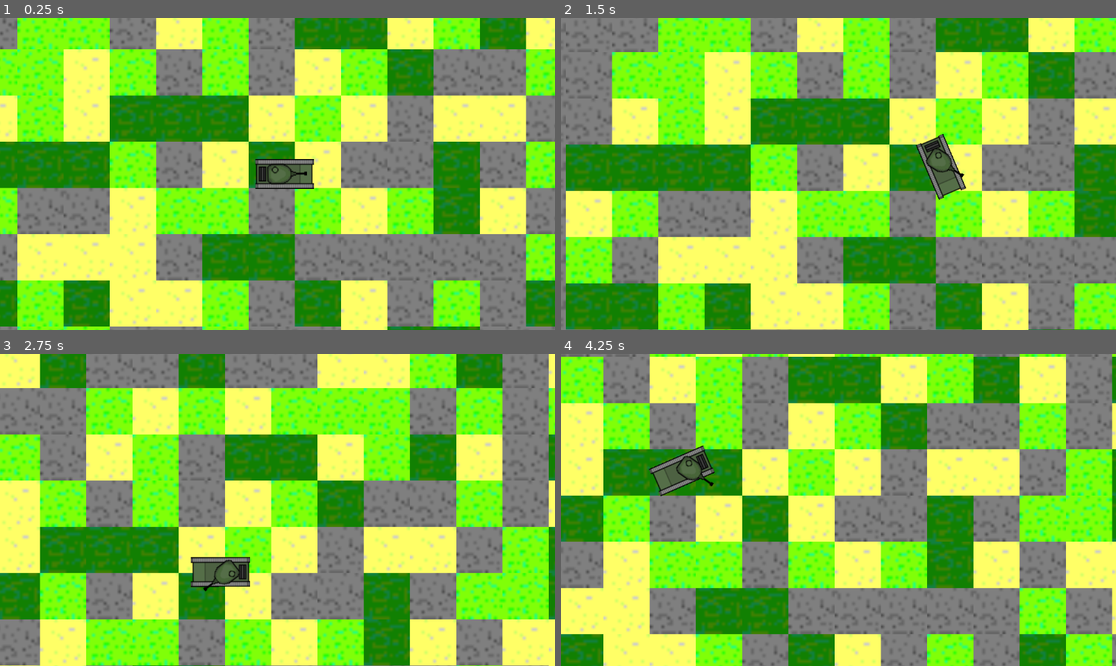
Above: before the commit, frames 1-4 (two rows, left to right).
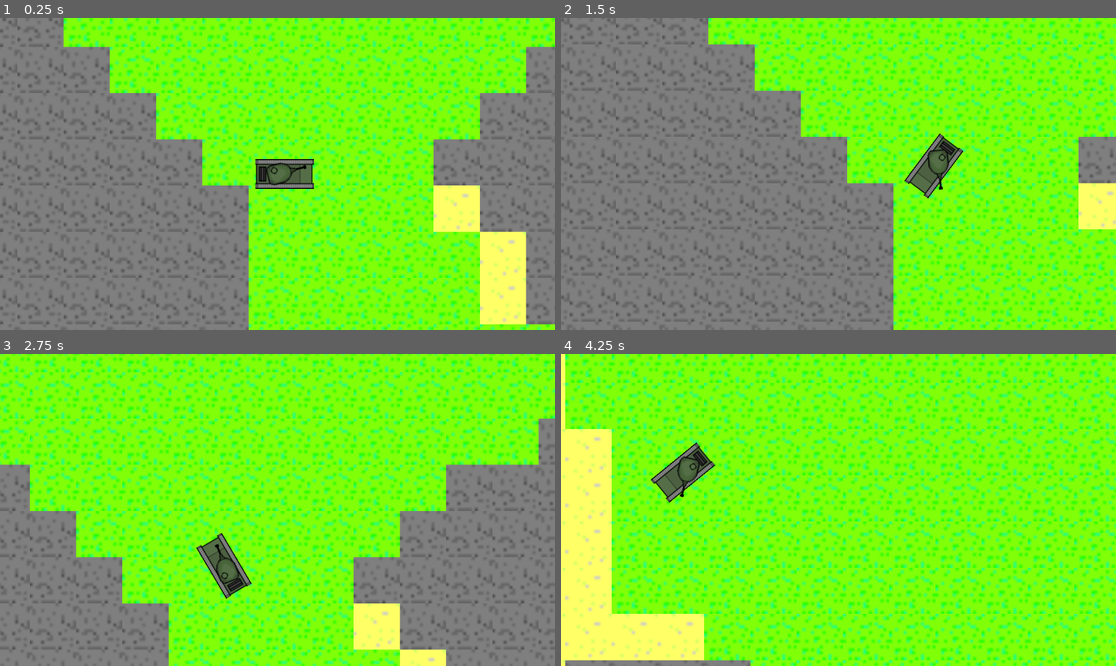
Above: after the commit, the same moments.

Repository: serbel324/GameAboutTank
Game: Godot game, scene res://Maps/World.tscn
Two runs of this game, one before a commit and one after it. Both use one fixed random seed, a clock stepped at 60 frames per second and the inputs below.
Inputs (mouse positions are in pixels of both pictures, inside the frame that each line leads up to):
- Up to frame 1 (0.25 s): no input
- Up to frame 2 (1.5 s): move the mouse to (960, 158) at 0.52 s; hold D (turn_right) 0.53-1.28 s; move the mouse to (727, 189) at 1.27 s; hold S (move_backward) from 1.28 s (still down)
- Up to frame 3 (2.75 s): move the mouse to (333, 441) at 2.02 s; release S (move_backward) at 2.03 s; hold D (turn_right) from 2.03 s (still down)
- Up to frame 4 (4.25 s): move the mouse to (810, 572) at 2.77 s; release D (turn_right) at 2.78 s; hold W (move_forward) 2.78-3.53 s; move the mouse to (1005, 556) at 3.52 s; hold A (turn_left) from 3.53 s (still down); tap T (regenerate_map, bound only after the commit) at 4.15 s

The runs differ from the first frame. In frame 1, 84% of the frame differs, in the area x 0-100%, y 0-100%; in frame 2, 83%; in frame 3, 81%; in frame 4, 83%.

Commit message:
Better map generation

Diff:
--- a/Maps/Ground.gd
+++ b/Maps/Ground.gd
@@ -41,13 +41,23 @@
 	return to_global(map_to_local(tile))
 
 
-func _ready():
+func resize_map() -> void:
 	assert(map_size.x > 0 && map_size.y > 0)
 	volume = map_size.x * map_size.y
 	map.resize(volume)
 
+
+func reassign_tiles() -> void:
+	tile_set_source_id = tile_set.get_source_id(0)
+	for y in map_size.y:
+		for x in map_size.x:
+			var cell_type : Cell = get_cell_by_coords(Vector2i(x, y))
+			var atlas_coord : Vector2i = Vector2i(cell_type, 0)
+			set_cell(0, Vector2i(x, y), tile_set_source_id, atlas_coord)
+
+
+func noise_generator() -> void:
 	assert(tile_set != null)
-	tile_set_source_id = tile_set.get_source_id(0)
 
 	for y in map_size.y:
 		for x in map_size.x:
@@ -59,5 +69,56 @@
 				cell_type = randi() % Cell.COUNT as Cell
 
 			set_cell_by_coords(Vector2i(x, y), cell_type)
-			var atlas_coord : Vector2i = Vector2i(cell_type, 0)
-			set_cell(0, Vector2i(x, y), tile_set_source_id, atlas_coord)
+
+
+func perlin_generator() -> void:
+	var mountain_barrier = 0.0
+	var mountain_transformer : Callable = func(x) :
+		if x > mountain_barrier:
+			return 1
+		else:
+			return 0
+	var mountain_noise : PerlinNoise = PerlinNoise.new(6, Vector2i(4, 4), map_size.x / 4,
+			[60, 30, 10, 5, 2, 1], mountain_transformer)
+
+	var cave_barrier = 0.03
+	var cave_transformer : Callable = func(x : float) :
+		if abs(x) < cave_barrier:
+			return 1
+		else:
+			return 0
+	var cave_noise : PerlinNoise = PerlinNoise.new(6, Vector2i(2, 2), map_size.x / 2,
+			[60, 30, 10, 5, 2, 1], cave_transformer)
+
+	cave_noise.generate()
+	mountain_noise.generate()
+
+	for y in map_size.y:
+		for x in map_size.x:
+			var cell_type : Cell = Cell.GRASS
+
+			if (y == 0 || y == map_size.y - 1 || x == 0 || x == map_size.x - 1):
+				cell_type = Cell.STONE
+			else:
+				var point = Vector2(x, y)
+				if mountain_noise.value(point) > 0:
+					if cave_noise.value(point) > 0:
+						cell_type = Cell.SAND
+					else:
+						cell_type = Cell.STONE
+
+			set_cell_by_coords(Vector2i(x, y), cell_type)
+
+
+func regenerate() -> void:
+	resize_map()
+	perlin_generator()
+	reassign_tiles()
+
+
+func _ready() -> void:
+	regenerate()
+
+func _process(_delta : float) -> void:
+	if Input.is_action_just_pressed("regenerate_map"):
+		regenerate()
--- /dev/null
+++ b/Maps/PerlinNoise.gd
@@ -0,0 +1,77 @@
+class_name PerlinNoise
+
+class PerlinNoiseLayer:
+	var grid_size : Vector2i
+	var cell_size : float
+	var volume : int
+	var gradients : Array[Vector2]
+
+	func smootherstep(a0 : float, a1 : float, p : float) -> float:
+		return (a1 - a0) * ((p * (p * 6.0 - 15.0) + 10.0) * p * p * p) + a0
+
+	func _init(grid_size : Vector2i, cell_size : float):
+		self.grid_size = grid_size
+		self.cell_size = cell_size
+		volume = (grid_size.x + 1) * (grid_size.y + 1)
+		gradients.resize(volume)
+		for i in range(0, volume):
+			gradients[i] = Vector2.UP.rotated(randf_range(0, 2 * PI))
+
+	func get_gradient(x : int, y : int, p : Vector2) -> float:
+		return Vector2(p.x - x, p.y - y).dot(gradients[y * grid_size.x + x])
+
+	func value(point : Vector2) -> float:
+		var px : float = point.x / cell_size
+		var py : float = point.y / cell_size
+		var p : Vector2 = Vector2(px, py)
+		var x : int = min(grid_size.x - 1, max(floor(px), 0))
+		var y : int = min(grid_size.y - 1, max(floor(py), 0))
+		px -= x
+		py -= y
+		var p00 : float = get_gradient(x, y, p)
+		var p10 : float = get_gradient(x + 1, y, p)
+		var p01 : float = get_gradient(x, y + 1, p)
+		var p11 : float = get_gradient(x + 1, y + 1, p)
+		return smootherstep(
+			smootherstep(p00, p10, p.x - x),
+			smootherstep(p01, p11, p.x - x),
+			p.y - y
+		)
+
+var layers: Array[PerlinNoiseLayer]
+var depth : int
+var amplitudes : Array[float]
+var normalization_coefficient : float
+var base_cell_size : float
+var base_resolution : Vector2i
+var transformer : Callable
+
+
+func _init(depth : int, base_resolution : Vector2i, base_cell_size : float,
+		amplitudes : Array[float], transformer : Callable) -> void:
+	self.depth = depth
+	self.base_resolution = base_resolution
+	self.base_cell_size = base_cell_size
+	assert(amplitudes.size() == depth)
+	self.amplitudes = amplitudes
+	for a in amplitudes:
+		normalization_coefficient += a
+	self.transformer = transformer
+
+
+func generate():
+	layers.clear()
+	var power : int = 1
+	for i in range(depth):
+		var new_layer : PerlinNoiseLayer = \
+				PerlinNoiseLayer.new(base_resolution * power, base_cell_size)
+		layers.push_back(new_layer)
+		power *= 2
+		base_cell_size /= 2
+
+
+func value(point : Vector2) -> float:
+	var v : float = 0
+	for i in range(depth):
+		v += amplitudes[i] * layers[i].value(point)
+	return transformer.call(v / normalization_coefficient)
--- a/Maps/World.tscn
+++ b/Maps/World.tscn
@@ -24,7 +24,7 @@
 layer_0/name = "Ground"
 layer_0/tile_data = PackedInt32Array(196609, 131072, 0, 196608, 131072, 0, 262143, 131072, 0, 262142, 65536, 0, 327678, …(6888 unchanged characters)…
 script = ExtResource("3_m7nbp")
-map_size = Vector2i(80, 80)
+map_size = Vector2i(100, 100)
 
 [node name="Spawner" type="Node" parent="." node_paths=PackedStringArray("ground")]
 script = ExtResource("4_hkppf")
--- a/project.godot
+++ b/project.godot
@@ -37,6 +37,11 @@
 "events": [Object(InputEventKey,"resource_local_to_scene":false,"resource_name":"","device":-1,"window_id":0,"alt_pressed":false,"shift_pressed":false,"ctrl_pressed":false,"meta_pressed":false,"pressed":false,"keycode":0,"physical_keycode":68,"key_label":0,"unicode":100,"echo":false,"script":null)
 ]
 }
+regenerate_map={
+"deadzone": 0.5,
+"events": [Object(InputEventKey,"resource_local_to_scene":false,"resource_name":"","device":-1,"window_id":0,"alt_pressed":false,"shift_pressed":false,"ctrl_pressed":false,"meta_pressed":false,"pressed":false,"keycode":0,"physical_keycode":84,"key_label":0,"unicode":116,"echo":false,"script":null)
+]
+}
 
 [rendering]
 
Empty file added: Maps/PerlinLayer.gd
